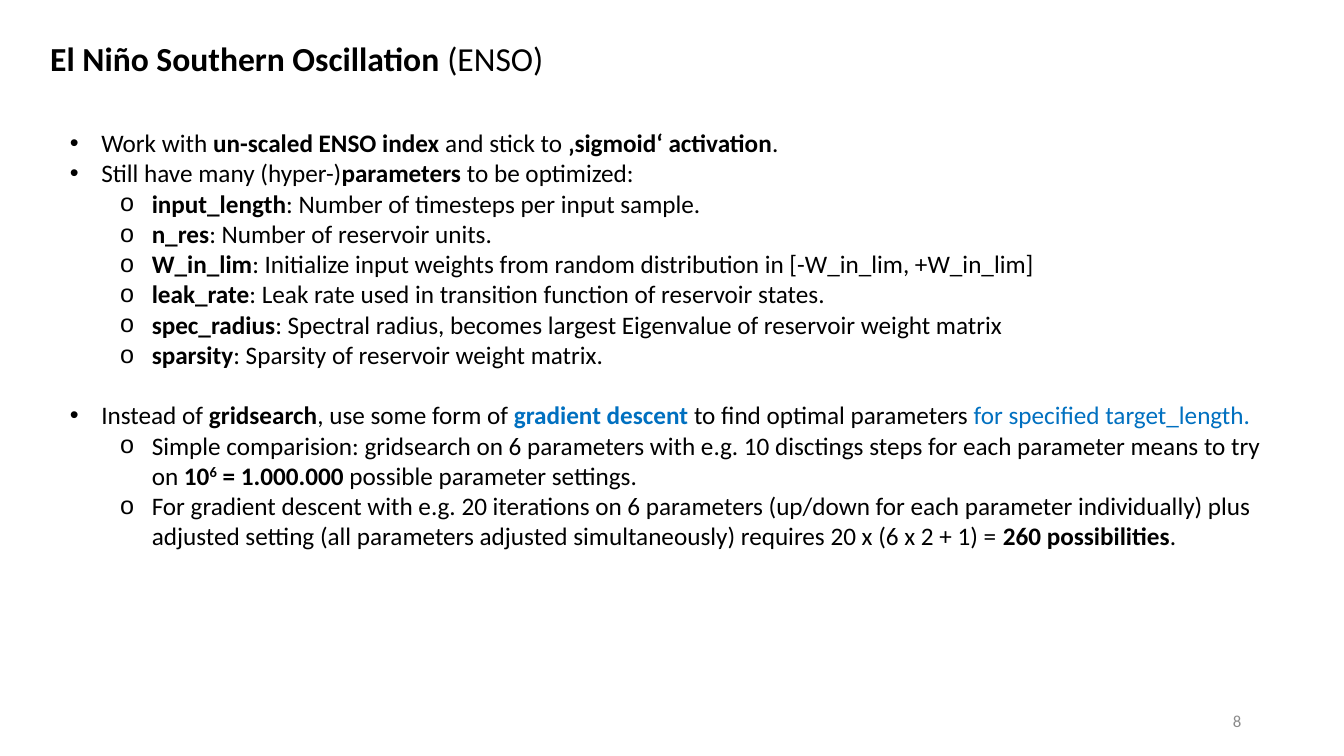
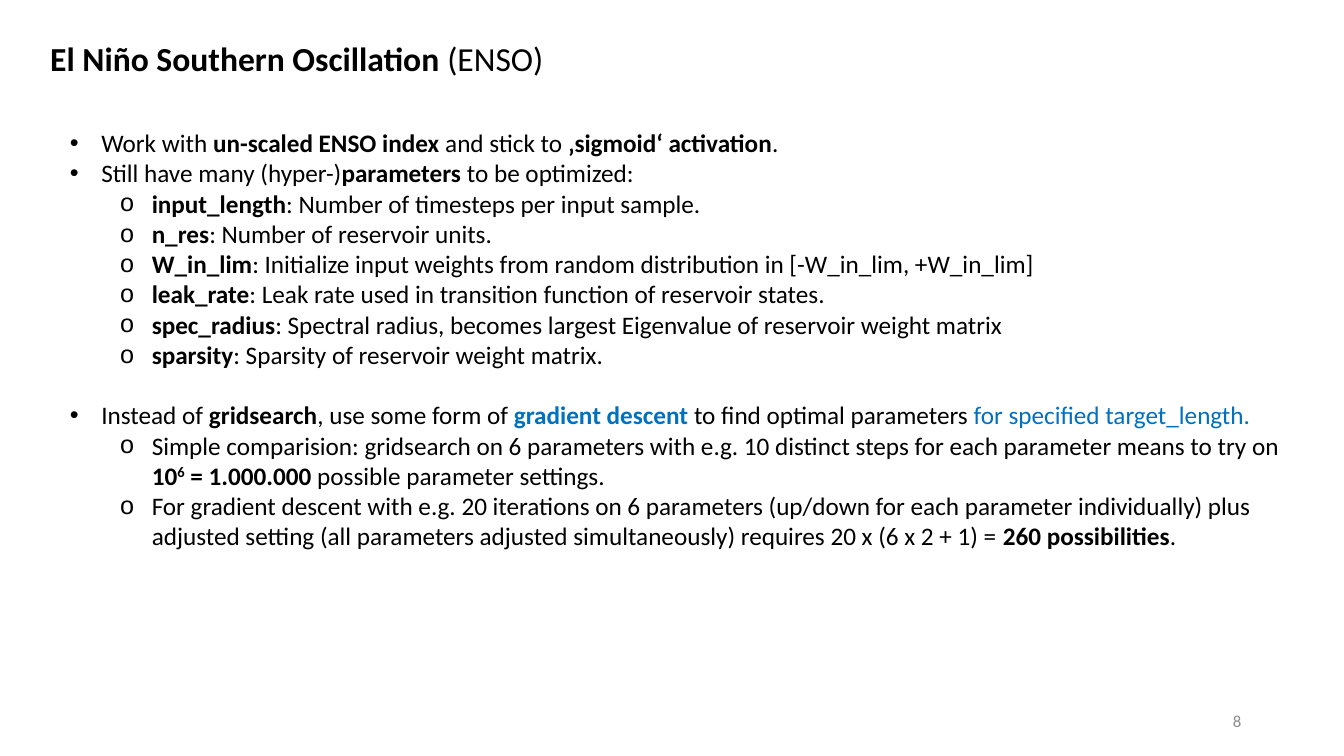
Before and after one commit to MarcoLandtHayen/EchoStateNetworks, a slide deck: slide 8 of ESN_exp06_ENSO.pptx. Drawn at 1344x756 pixels with LibreOffice and Linux fonts; fonts in the diff are those of the drawing. Boxes give left, top, right and bottom in pixels: in the first picture for what was removed or moved away, otherwise in the second. Text is boxed around its words. In the diff, an @@ line names an element or a change of style, - is before the commit and + after.

Commit message:
finished working on ESN experiments 06 and 07 for now, modified summarizing presentations

```diff
--- a/ESN_exp06_ENSO.pptx
+++ b/ESN_exp06_ENSO.pptx
@@ text at [152,437,1279,490]: text changed @@
-  o Simple comparision: gridsearch on 6 parameters with e.g. 10 disctings steps for each parameter means to try on 106 = 1.000.000 possible parameter settings.
+  o Simple comparision: gridsearch on 6 parameters with e.g. 10 distinct steps for each parameter means to try on 106 = 1.000.000 possible parameter settings.
```
Also in this commit, not shown: 3 other files.
